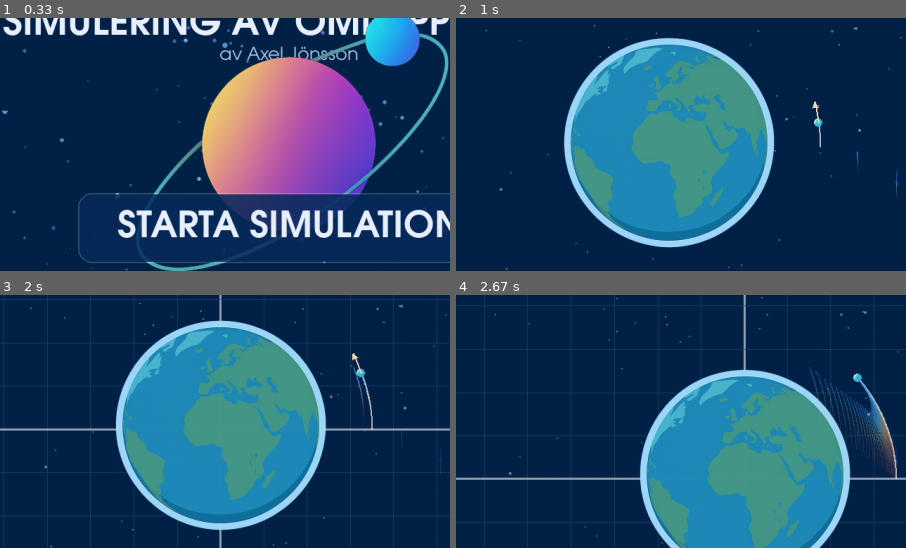
Above: before the commit, frames 1-4 (two rows, left to right).
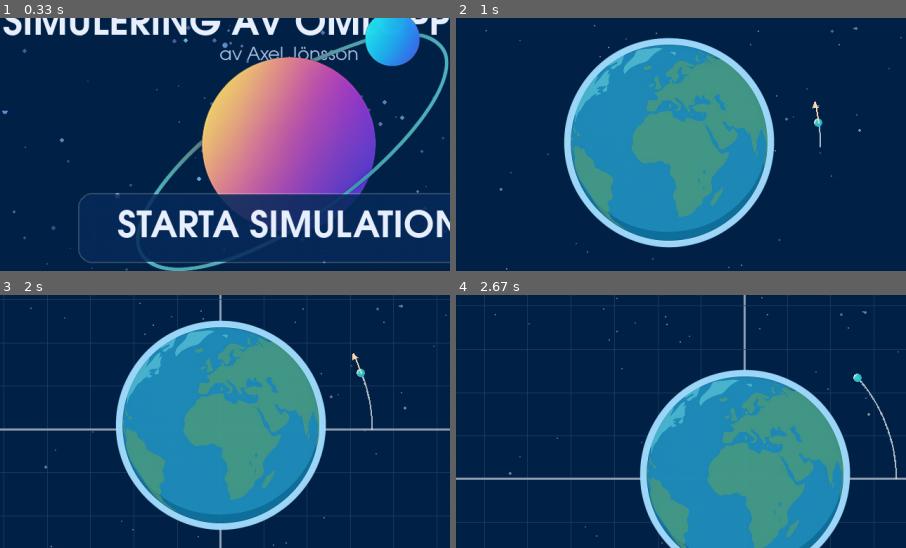
Above: after the commit, the same moments.

Repository: askel-dev/gymnasiearbete-omloppsbana
Game: pygame game, started from src/orbit_pygame.py
Same seed, same stepped clock (60 frames per second), same inputs: the game is played once before the commit and once after it.
Inputs (mouse positions are % of the whole screen's width and height, from its top left):
- Up to frame 1 (0.33 s): no input
- Up to frame 2 (1 s): press the mouse at (50, 57) at 0.37 s; move the mouse to (38, 54) at 0.47 s; release the mouse at (26, 51) at 0.6 s; press the mouse at (50, 57) at 0.7 s; move the mouse to (46, 51) at 0.8 s; release the mouse at (42, 46) at 0.93 s
- Up to frame 3 (2 s): tap G at 1 s; hold Right 1.33-1.8 s; tap Space at 1.4, 1.7, 1.9 s; hold Up from 1.83 s (still down); tap C at 1.98 s
- Up to frame 4 (2.67 s): release Up at 2.13 s; hold Right 2.17-2.63 s; tap Space at 2.23, 2.53 s; tap V at 2.32 s
The pictures show only the part of the screen within x 18-68%, y 22-72%; the shares and areas given below are measured in that part.

Frame 1 is identical in both runs. In frame 2, less than 0.1% of the frame differs, in the area x 80-99%, y 41-71%; in frame 3, 0.1%; in frame 4, 1.4%, in the area x 78-98%, y 28-72%.

Commit message:
Revert "Add smooth orbit trail fading to pygame renderer"

Diff:
--- a/src/orbit_pygame.py
+++ b/src/orbit_pygame.py
@@ -11,7 +11,6 @@
 from collections import deque
 from dataclasses import dataclass
 from functools import lru_cache
-from itertools import islice
 
 
 _TEXT_SURFACE_CACHE: dict[tuple[int, str, tuple[int, int, int] | tuple[int, int, int, int]], pygame.Surface] = {}
@@ -685,19 +684,6 @@
 ORBIT_PRIMARY_COLOR = (255, 255, 255, 180)
 ORBIT_SECONDARY_COLOR = (220, 236, 255, 140)
 ORBIT_LINE_WIDTH = 2
-TRAIL_MAX_LENGTH = 4000
-TRAIL_DRAW_MAX = 1800
-TRAIL_TEMPORAL_FADE_ALPHA = 250
-TRAIL_MIN_ALPHA = 25
-TRAIL_MAX_ALPHA = 200
-TRAIL_NEWEST_THICKNESS = 2
-TRAIL_OLDEST_THICKNESS = 1
-TRAIL_COLOR_STOPS: tuple[tuple[float, tuple[int, int, int]], ...] = (
-    (0.0, (72, 132, 255)),
-    (0.45, (120, 224, 255)),
-    (0.75, (255, 204, 128)),
-    (1.0, (255, 120, 90)),
-)
 VEL_ARROW_COLOR = (255, 220, 180)
 VEL_ARROW_SCALE = 0.004
 VEL_ARROW_MIN_PIXELS = 0
@@ -860,23 +846,6 @@
     return max(lo, min(hi, val))
 
 
-def gradient_color(t: float) -> tuple[int, int, int]:
-    if not TRAIL_COLOR_STOPS:
-        raise ValueError("TRAIL_COLOR_STOPS must contain at least one stop")
-
-    t = clamp(t, 0.0, 1.0)
-    for idx in range(1, len(TRAIL_COLOR_STOPS)):
-        prev_t, prev_color = TRAIL_COLOR_STOPS[idx - 1]
-        stop_t, stop_color = TRAIL_COLOR_STOPS[idx]
-        if t <= stop_t:
-            span = stop_t - prev_t
-            if span <= 0.0:
-                return stop_color
-            local_t = (t - prev_t) / span
-            return _lerp_color(prev_color, stop_color, local_t)
-    return TRAIL_COLOR_STOPS[-1][1]
-
-
 def compute_satellite_radius(r_magnitude: float) -> int:
     altitude = max(0.0, r_magnitude - EARTH_RADIUS)
     scale = 1.0 + clamp(altitude / 20_000_000.0, 0.0, 0.2)
@@ -896,56 +865,6 @@
     else:
         pygame.draw.lines(surface, color, False, points, width)
         pygame.draw.aalines(surface, color, False, points)
-
-
-def draw_satellite_trail(
-    surface: pygame.Surface,
-    trail_points: "deque[tuple[float, float, float]]",
-    *,
-    ppm: float,
-    camera_center: tuple[float, float],
-    max_draw: int = TRAIL_DRAW_MAX,
-) -> None:
-    if len(trail_points) < 2:
-        return
-
-    total = len(trail_points)
-    if total > max_draw:
-        step = max(1, math.ceil(total / max_draw))
-        sampled = list(islice(trail_points, 0, total, step))
-        last_point = trail_points[-1]
-        if sampled[-1] != last_point:
-            sampled.append(last_point)
-    else:
-        sampled = list(trail_points)
-
-    if len(sampled) < 2:
-        return
-
-    speeds = [point[2] for point in sampled]
-    vmin = min(speeds)
-    vmax = max(speeds)
-    dv = vmax - vmin if vmax > vmin else 1.0
-
-    px_prev = world_to_screen(sampled[0][0], sampled[0][1], ppm, camera_center)
-    n_segments = len(sampled) - 1
-    for idx in range(1, len(sampled)):
-        x, y, speed = sampled[idx]
-        px_curr = world_to_screen(x, y, ppm, camera_center)
-        u = (speed - vmin) / dv
-        rgb = gradient_color(u)
-        progress = idx / n_segments if n_segments > 0 else 1.0
-        alpha = int(progress * (TRAIL_MAX_ALPHA - TRAIL_MIN_ALPHA) + TRAIL_MIN_ALPHA)
-        thickness = max(
-            TRAIL_OLDEST_THICKNESS,
-            int(
-                progress
-                * (TRAIL_NEWEST_THICKNESS - TRAIL_OLDEST_THICKNESS)
-                + TRAIL_OLDEST_THICKNESS
-            ),
-        )
-        pygame.draw.line(surface, (*rgb, alpha), px_prev, px_curr, thickness)
-        px_prev = px_curr
 
 
 def downsample_points(
@@ -1135,7 +1054,6 @@
     orbit_layer = pygame.Surface(overlay_size, pygame.SRCALPHA)
     label_layer = pygame.Surface(overlay_size, pygame.SRCALPHA)
     grid_surface = pygame.Surface(overlay_size, pygame.SRCALPHA)
-    trail_surf = pygame.Surface(overlay_size, pygame.SRCALPHA)
 
     clock = pygame.time.Clock()
     font = pygame.font.SysFont("consolas", 18)
@@ -1223,8 +1141,6 @@
     subtitle_font_size = max(26, int(min_dimension * 0.032))
 
     background_color = BACKGROUND_COLOR
-    use_smooth_fade = True
-    show_trail = True
     menu_parallax_layers = generate_menu_parallax_layers(WIDTH, HEIGHT)
     menu_mouse_offset = [0.0, 0.0]
     menu_last_time = time.perf_counter()
@@ -1333,7 +1249,6 @@
 
     orbit_prediction_period: float | None = None
     orbit_prediction_points: list[tuple[float, float]] = []
-    trail: deque[tuple[float, float, float]] = deque(maxlen=TRAIL_MAX_LENGTH)
 
     orbit_markers: deque[tuple[str, float, float, float]] = deque(maxlen=20)
     pinned_markers: dict[str, tuple[float, float, float]] = {}
@@ -1396,8 +1311,6 @@
         prev_dr = None
         impact_logged = False
         escape_logged = False
-        trail.clear()
-        trail_surf.fill((0, 0, 0, 0))
         orbit_markers.clear()
         pinned_markers.clear()
         pin_feedback_text = None
@@ -1418,7 +1331,6 @@
         atmosphere_warning_end_time = 0.0
         atmosphere_logged = False
         CURRENT_HUD_ALPHA = float(HUD_TEXT_ALPHA_BASE)
-        trail.append((float(r[0]), float(r[1]), float(np.linalg.norm(v))))
 
     state = "menu"
     escape_radius_limit = ESCAPE_RADIUS_FACTOR * float(np.linalg.norm(R0))
@@ -1675,7 +1587,6 @@
             orbit_layer = pygame.Surface(overlay_size, pygame.SRCALPHA)
             label_layer = pygame.Surface(overlay_size, pygame.SRCALPHA)
             grid_surface = pygame.Surface(overlay_size, pygame.SRCALPHA)
-            trail_surf = pygame.Surface(overlay_size, pygame.SRCALPHA)
 
         orbit_layer.fill((0, 0, 0, 0))
         label_layer.fill((0, 0, 0, 0))
@@ -1683,16 +1594,6 @@
             grid_surface.fill((0, 0, 0, 0))
         orbit_drawn = False
         labels_drawn = False
-        if show_trail:
-            if use_smooth_fade:
-                trail_surf.fill(
-                    (255, 255, 255, TRAIL_TEMPORAL_FADE_ALPHA),
-                    special_flags=pygame.BLEND_RGBA_MULT,
-                )
-            else:
-                trail_surf.fill((0, 0, 0, 0))
-        else:
-            trail_surf.fill((0, 0, 0, 0))
         # --- Input ---
         for event in pygame.event.get():
             if event.type == pygame.QUIT:
@@ -1742,9 +1643,6 @@
                         toggle_camera()
                     elif event.key == pygame.K_v:
                         show_velocity_arrow = not show_velocity_arrow
-                    elif event.key == pygame.K_f:
-                        use_smooth_fade = not use_smooth_fade
-                        trail_surf.fill((0, 0, 0, 0))
             elif event.type == pygame.MOUSEBUTTONDOWN:
                 if event.button == 1 and state == "running":
                     if not is_over_button(event.pos):
@@ -1917,7 +1815,6 @@
                     refresh_pinned_marker(event_type)
 
                 vmag = float(np.linalg.norm(v))
-                trail.append((float(r[0]), float(r[1]), vmag))
                 eps = float(energy_specific(r, v))
                 e_val = float(eccentricity(r, v))
                 impact_triggered = not impact_logged and rmag <= EARTH_RADIUS
@@ -2096,14 +1993,6 @@
             earth_screen_pos,
             earth_radius_px,
         )
-
-        if show_trail and len(trail) >= 2:
-            draw_satellite_trail(
-                trail_surf,
-                trail,
-                ppm=ppm,
-                camera_center=camera_center_tuple,
-            )
 
         if impact_info is not None and shock_ring_start is not None:
             elapsed_ring = now_time - shock_ring_start
@@ -2151,9 +2040,6 @@
         if heating_intensity > 0.0:
             draw_heating_glow(screen, sat_pos, sat_radius_px, heating_intensity)
         draw_satellite(screen, sat_pos, earth_screen_pos, sat_radius_px)
-
-        if show_trail:
-            screen.blit(trail_surf, (0, 0))
 
         if show_velocity_arrow:
             vx, vy = float(v[0]), float(v[1])
